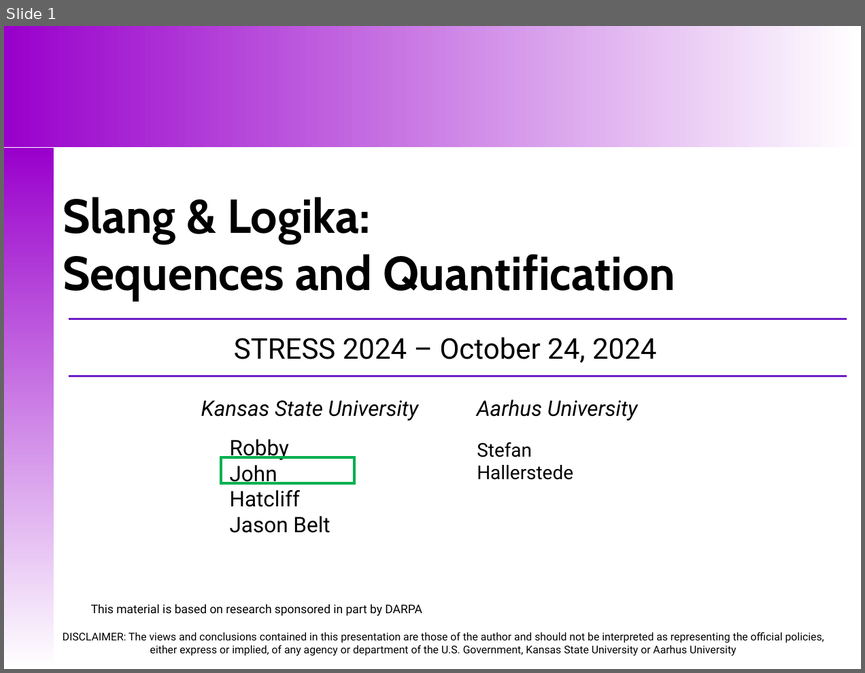
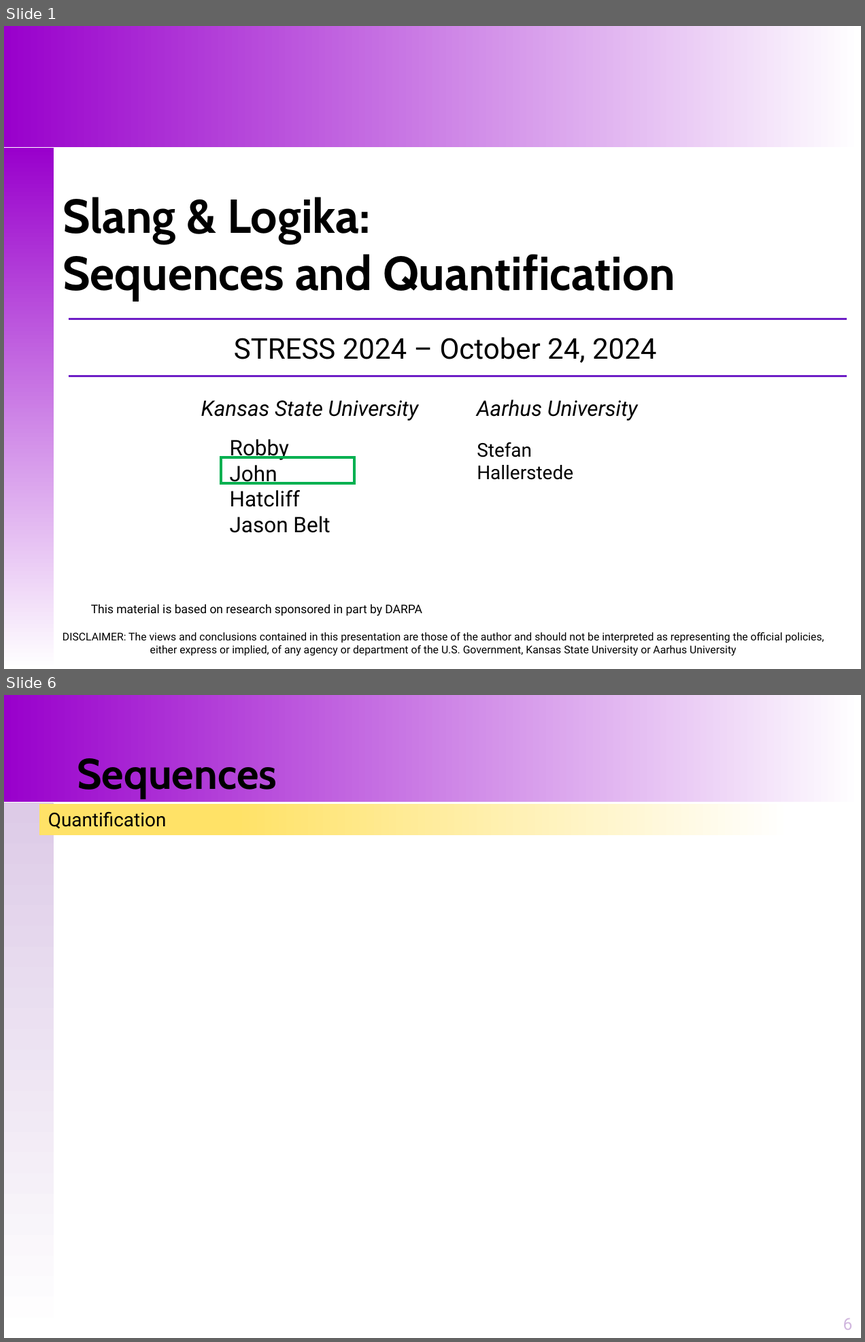
Before and after one commit to santoslab/stress24, a slide deck: slides/M-02-02-Sequences-Quantification.pptx. Shown one above the other, each under a label of ours: slide 1 before the commit, slides 1 and 6 after it; the slides between them are not shown. The pictures are 865x673 and 865x1342 pixels, drawn with LibreOffice and Linux fonts; fonts in the diff are those of the drawing. Boxes give left, top, right and bottom in pixels: in the first picture for what was removed or moved away, otherwise in the second. Text is boxed around its words. In the diff, an @@ line names an element or a change of style, - is before the commit and + after.

```diff
--- a/slides/M-02-02-Sequences-Quantification.pptx
+++ b/slides/M-02-02-Sequences-Quantification.pptx
@@ slide 6 added at <box>4,695,861,1338</box>, background #FFFFFF @@
@@ rectangle added at <box>4,695,861,802</box>, fill gradient #9900CC to #FFFFFF @@
@@ title added at <box>77,758,277,799</box>, 36 pt, text #000000, bold @@
+Sequences
@@ rectangle added at <box>5,802,54,1337</box>, fill gradient #DDCBE7 to #FFFFFF @@
@@ rectangle added at <box>40,804,791,836</box>, fill gradient #FFFFFF to #FFE267, 16 pt, text #000000 @@
+Quantification
@@ page number added at <box>843,1318,853,1329</box>, 14 pt, text #D0B6DE @@
+6
```
Also in this commit, not shown: 1 slide changed, 3 other slides added, 11 other files.
